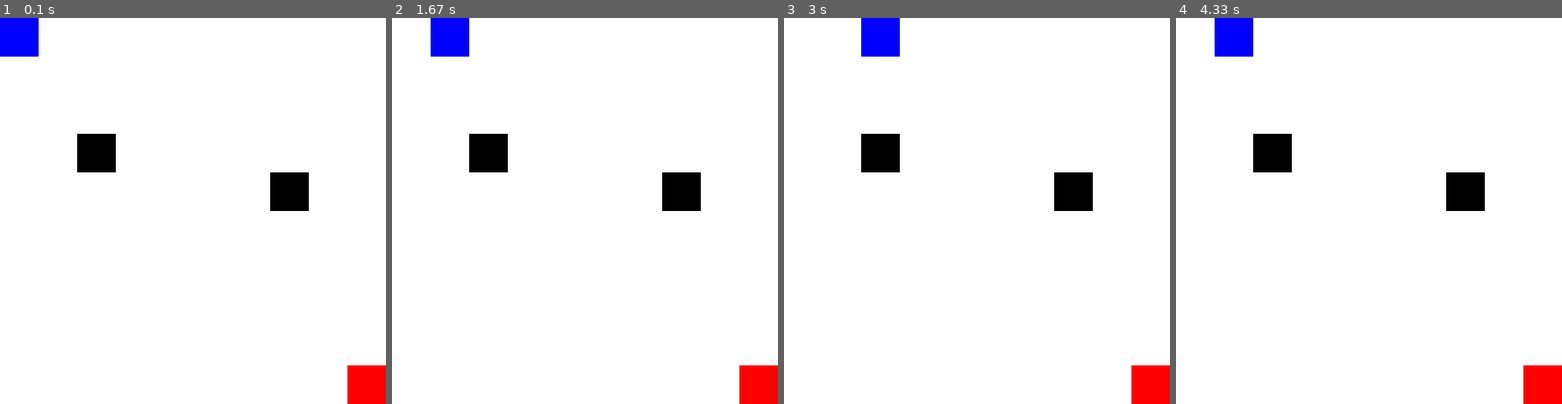
Above: before the commit, frames 1-4 (left to right).
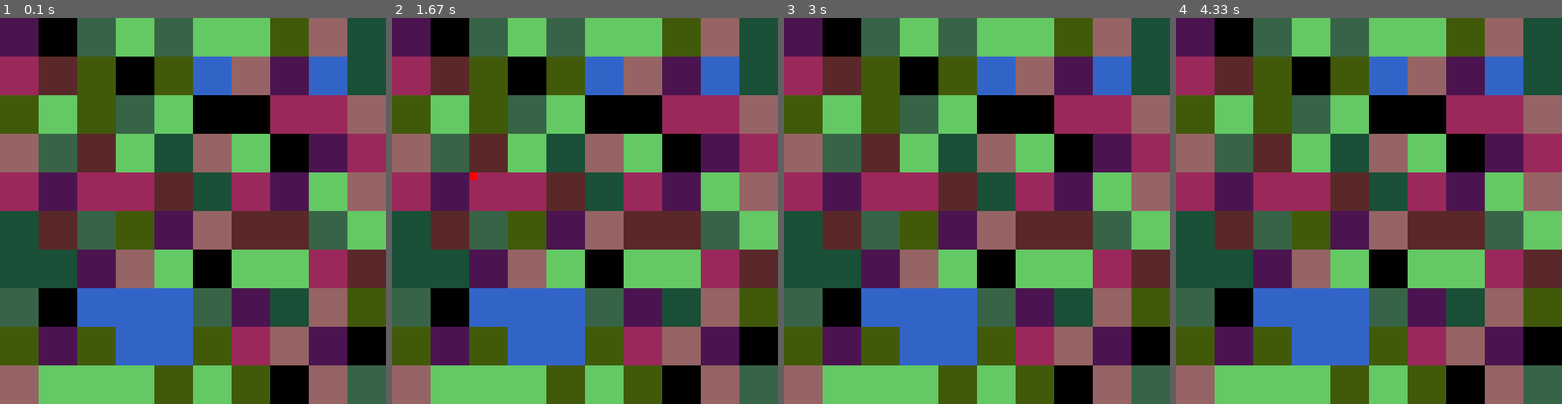
Above: after the commit, the same moments.

Repository: oferby/playground
Game: pygame game, started from RKHS/maze/simple/app.py
The game is run twice, just before and just after one commit, with the same random seed, the same clock (stepped at 60 frames per second) and the same inputs.
Inputs:
- Up to frame 1 (0.1 s): no input
- Up to frame 2 (1.67 s): tap S at 0.33 s; hold Right 0.67-1.13 s; hold Up from 1.17 s (still down)
- Up to frame 3 (3 s): release Up at 1.75 s; hold Right 1.78-2.53 s; tap S at 1.93 s; hold Left from 2.57 s (still down)
- Up to frame 4 (4.33 s): release Left at 3.4 s

The runs differ from the first frame. In frame 1, 100% of the frame differs, in the area x 0-100%, y 0-100%; in frame 2, 100%; in frame 3, 100%; in frame 4, 100%.

Commit message:
simple bayesian

Diff:
--- a/RKHS/maze/simple/app.py
+++ b/RKHS/maze/simple/app.py
@@ -24,6 +24,8 @@
             # print('action:', action)
             if action == 99:
                 break
+            elif action == 98:
+                world.toggle_show_agent()
             else:
                 obs, reward, done = world.take_action(action)
                 agent.get_observation(obs, action, reward, done)
--- a/RKHS/maze/simple/world.py
+++ b/RKHS/maze/simple/world.py
@@ -1,5 +1,7 @@
+import random
+
+import numpy as np
 import pygame
-import numpy as np
 
 pygame.init()
 
@@ -9,6 +11,18 @@
 PURPLE = (100, 0, 100)
 RED = (255, 0, 0)
 BLUE = (0, 0, 255)
+
+COLOR0 = (0, 0, 0)
+COLOR1 = (50, 100, 200)
+COLOR2 = (100, 200, 100)
+COLOR3 = (150, 100, 100)
+COLOR4 = (90, 40, 40)
+COLOR5 = (55, 100, 70)
+COLOR6 = (25, 80, 55)
+COLOR7 = (155, 40, 90)
+COLOR8 = (75, 20, 80)
+COLOR9 = (65, 90, 10)
+
 WHITE_INT = 16777215
 BLACK_INT = 0
 
@@ -16,7 +30,6 @@
 ROBOT_SIZE = 50
 
 screen = pygame.display.set_mode(WORLD_SIZE)
-screen.fill(WHITE)
 
 pygame.display.set_caption("Simple Maze")
 
@@ -24,22 +37,34 @@
 class World:
 
     def __init__(self):
-        self.agent_location = []
-        self.target_location = []
-        self.obstacles = []
-        self.reset()
+        screen.fill(WHITE)
+        self.agent_location = np.zeros((10, 10))
+        self.obstacles = np.zeros((10, 10))
+        self.init_target_location()
         self.background = np.copy(self.get_surface())
+        self.agent_location = self.init_agent_location()
+        self.show_agent = False
 
         pygame.font.init()
         self.font = pygame.font.SysFont('David', 20)
 
     def reset(self):
-        self.agent_location = [0, 0]
+        self.agent_location = self.init_agent_location()
         self.init_target_location()
 
+    def toggle_show_agent(self):
+        self.show_agent = not self.show_agent
+
+    def init_agent_location(self):
+        x = random.randint(0, 9)
+        y = random.randint(0, 9)
+        return [x, y]
+
     def init_target_location(self):
-        self.target_location = [9, 9]
-        self.obstacles = [[2, 3], [7, 4]]
+
+        for i in range(10):
+            for j in range(10):
+                self.obstacles[i][j] = random.randint(0, 9)
 
     @staticmethod
     def get_surface():
@@ -48,15 +73,38 @@
     def draw(self):
         pygame.surfarray.blit_array(pygame.display.get_surface(), self.background)
 
-        position = self.get_location_vector(self.agent_location)
-        pygame.draw.rect(screen, BLUE, (position[0], position[1], ROBOT_SIZE, ROBOT_SIZE))
 
-        position = self.get_location_vector(self.target_location)
-        pygame.draw.rect(screen, RED, (position[0], position[1], ROBOT_SIZE, ROBOT_SIZE))
 
-        for obstacle in self.obstacles:
-            position = self.get_location_vector(obstacle)
-            pygame.draw.rect(screen, BLACK, (position[0], position[1], ROBOT_SIZE, ROBOT_SIZE))
+        for i in range(10):
+            for j in range(10):
+                position = self.get_location_vector([i, j])
+                color_num = self.obstacles[i][j]
+                if color_num == 0:
+                    color = COLOR0
+                elif color_num == 1:
+                    color = COLOR1
+                elif color_num == 2:
+                    color = COLOR2
+                elif color_num == 3:
+                    color = COLOR3
+                elif color_num == 4:
+                    color = COLOR4
+                elif color_num == 5:
+                    color = COLOR5
+                elif color_num == 6:
+                    color = COLOR6
+                elif color_num == 7:
+                    color = COLOR7
+                elif color_num == 8:
+                    color = COLOR8
+                else:
+                    color = COLOR9
+
+                pygame.draw.rect(screen, color, (position[0], position[1], ROBOT_SIZE, ROBOT_SIZE))
+
+        if self.show_agent:
+            position = self.get_location_vector(self.agent_location)
+            pygame.draw.rect(screen, RED, (position[0], position[1], 10, 10))
 
         pygame.display.flip()
 
@@ -93,20 +141,13 @@
             self.agent_location = new_position
 
         # obs, reward, done
-        return 0, 0, self.found_target()
+        obs = self.obstacles[self.agent_location[0], self.agent_location[1]]
+        print(self.agent_location)
+        return obs, 0, False
 
     def is_move_valid(self, position):
 
         if position[0] > 9 or position[0] < 0 or position[1] > 9 or position[1] < 0:
             return False
 
-        for obstacle in self.obstacles:
-            if obstacle[0] == position[0] and obstacle[1] == position[1]:
-                return False
-
         return True
-
-    def found_target(self):
-        if self.agent_location[0] == self.target_location[0] and self.agent_location[1] == self.target_location[1]:
-            return True
-        return False
